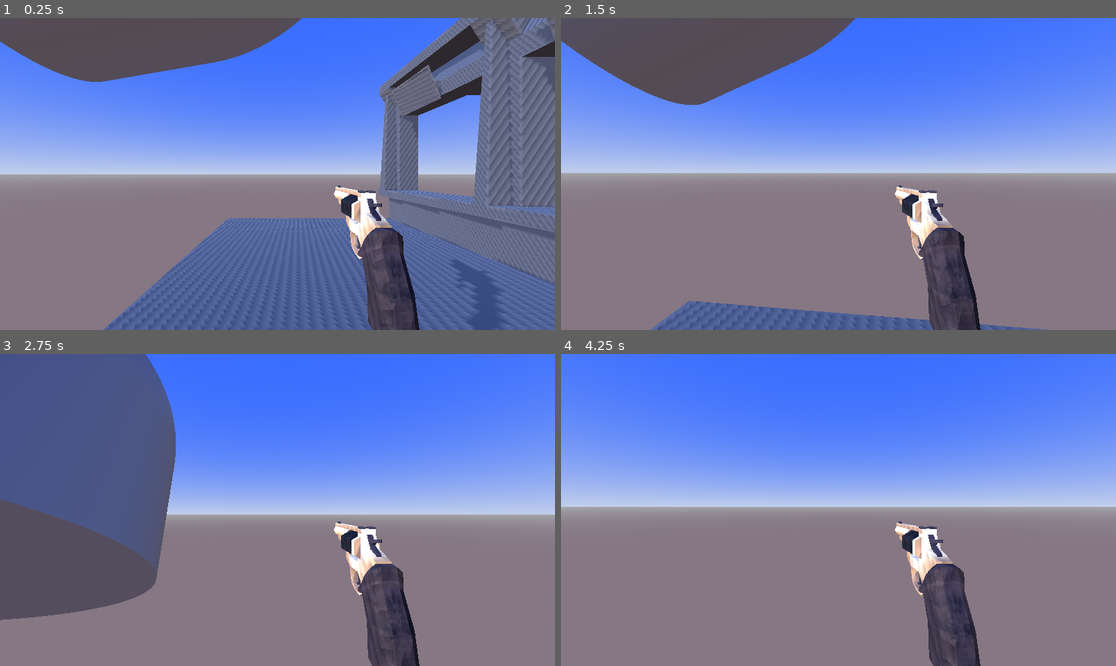
Above: before the commit, frames 1-4 (two rows, left to right).
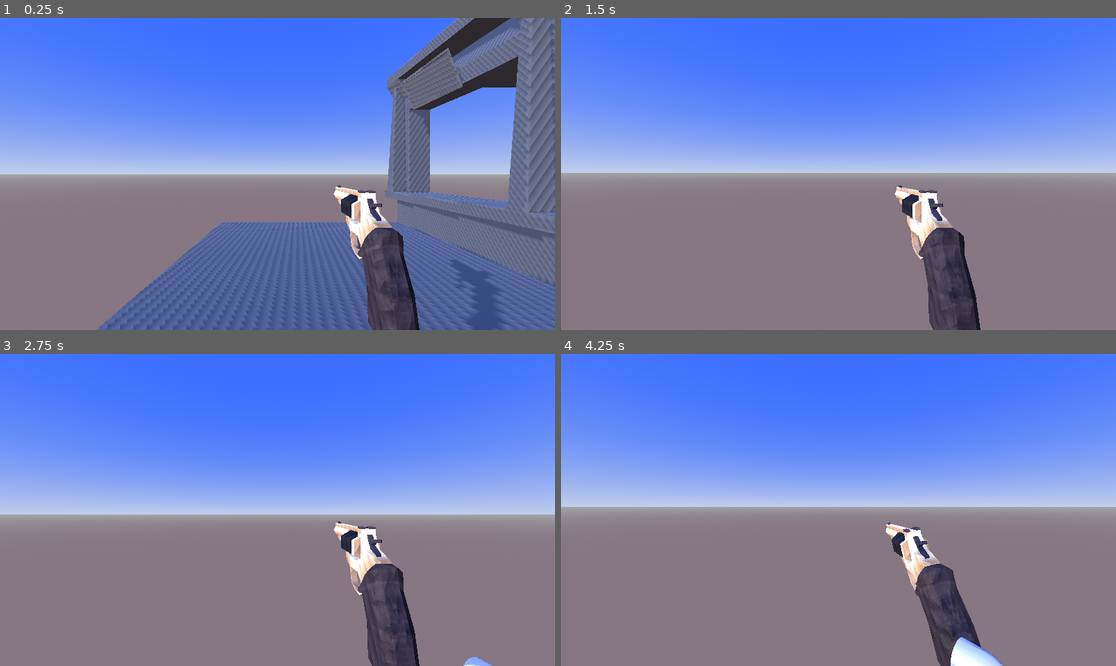
Above: after the commit, the same moments.

Repository: teachermanjeff/3dshooter2025
Game: Godot game, scene res://Range.tscn
Two runs of this game, one before a commit and one after it. Both use one fixed random seed, a clock stepped at 60 frames per second and the inputs below.
Inputs (mouse positions are in pixels of both pictures, inside the frame that each line leads up to):
- Up to frame 1 (0.25 s): no input
- Up to frame 2 (1.5 s): move the mouse to (866, 174) at 0.52 s; hold W (move_forward) from 0.53 s (still down); click (866, 174) at 0.6 s; tap Space (jump) at 0.77 s; move the mouse to (810, 174) at 1.27 s; click (810, 174) at 1.35 s
- Up to frame 3 (2.75 s): keep holding W (move_forward); tap Space (jump) at 1.52 s; move the mouse to (288, 503) at 2.02 s; click (288, 503) at 2.1 s
- Up to frame 4 (4.25 s): keep holding W (move_forward); move the mouse to (832, 516) at 2.77 s; click (832, 516) at 2.85 s; tap Space (jump) at 3.02, 3.77 s; move the mouse to (877, 513) at 3.52 s; click (877, 513) at 3.6 s; tap R (reload, bound only after the commit) at 4.15 s

The runs differ from the first frame. In frame 1, 16% of the frame differs, in the area x 0-100%, y 0-100%; in frame 2, 13%; in frame 3, 25%, in the area x 0-89%, y 0-100%; in frame 4, 2.4%.

Commit message:
Created Gun and Sounds
Added gun animations, bullets and sounds to the gun. Works well

Diff:
--- a/gamefiles/Gun.tscn
+++ b/gamefiles/Gun.tscn
@@ -1,12 +1,15 @@
-[gd_scene load_steps=4 format=3 uid="uid://dknihd8d8aqo4"]
+[gd_scene load_steps=6 format=3 uid="uid://dknihd8d8aqo4"]
 
 [ext_resource type="PackedScene" uid="uid://kp5spekfthct" path="res://Models/low_poly_animated_and_textured_revolver/scene.gltf" id="1_jpqjm"]
 [ext_resource type="Script" uid="uid://bo6ouv343b26l" path="res://gun.gd" id="2_fry05"]
 [ext_resource type="PackedScene" uid="uid://c6r2j10pawscx" path="res://bullet.tscn" id="3_7c1qe"]
+[ext_resource type="AudioStream" uid="uid://bfvku6h40psd" path="res://Sounds/gunshot.wav" id="4_1psom"]
+[ext_resource type="AudioStream" uid="uid://cbpdubhdmxbad" path="res://Sounds/revolverhammer.wav" id="5_i8pi3"]
 
 [node name="gun" instance=ExtResource("1_jpqjm")]
 transform = Transform3D(0.05, 0, 0, 0, 0.05, 0, 0, 0, 0.05, 0, 0, 0)
 script = ExtResource("2_fry05")
+bullet_scene = ExtResource("3_7c1qe")
 
 [node name="Skeleton3D" parent="Sketchfab_model/d0d5d4f9f2ea426abac37ad805e4834f_fbx/Object_2/RootNode/Armature/Object_6" index="0"]
 bones/1/rotation = Quaternion(0.875557, -1.15184e-07, -2.08749e-07, 0.483115)
@@ -15,10 +18,19 @@
 bones/6/rotation = Quaternion(-0.277498, 2.29055e-07, 6.61606e-08, 0.960726)
 
 [node name="AnimationPlayer" parent="." index="1"]
-speed_scale = 2.156
+speed_scale = 4.0
 
 [node name="BulletSpawn" type="Marker3D" parent="." index="2"]
-transform = Transform3D(10000, 8.63726e-12, -2.27119e-10, 8.63724e-12, -10000, -0.00093325, -2.27119e-10, 0.00093325, -10000, 9.54688e-18, 177.341, 350.369)
+transform = Transform3D(10000, 8.63726e-12, -2.27119e-10, 8.63724e-12, -10000, -0.00093325, -2.27119e-10, 0.00093325, -10000, 9.54688e-18, 177.341, -0.05)
 
 [node name="Bullet" parent="BulletSpawn" index="0" instance=ExtResource("3_7c1qe")]
-transform = Transform3D(6e-05, 9.05975e-12, -9.05975e-12, 9.05975e-12, -6e-05, 5.5995e-12, -9.05975e-12, -5.5995e-12, -6e-05, -1.11327e-16, -0.00026142, -0.00491162)
+transform = Transform3D(1, 1.50996e-07, -1.50996e-07, 1.50996e-07, -1, 9.3325e-08, -1.50996e-07, -9.3325e-08, -1, -1.11789e-16, -0.00026142, -0.05)
+
+[node name="Gunshot" type="AudioStreamPlayer3D" parent="." index="3"]
+transform = Transform3D(20, 0, 0, 0, 20, 0, 0, 0, 20, 0, 0, 0)
+stream = ExtResource("4_1psom")
+
+[node name="ReloadAnimation" type="AnimationPlayer" parent="." index="4"]
+
+[node name="ReloadClick" type="AudioStreamPlayer3D" parent="." index="5"]
+stream = ExtResource("5_i8pi3")
--- a/gamefiles/bullet.gd
+++ b/gamefiles/bullet.gd
@@ -0,0 +1,10 @@
+extends RigidBody3D
+
+@export var speed: float = 100.0
+
+func _ready():
+	linear_velocity = -global_transform.basis.z * speed
+	set_as_top_level(true)  # Detach bullet from parent to prevent unwanted movement
+
+func _on_body_entered(body):
+	queue_free()  # Destroy bullet on impact
--- a/gamefiles/bullet.tscn
+++ b/gamefiles/bullet.tscn
@@ -10,9 +10,11 @@
 script = ExtResource("1_v7oki")
 
 [node name="MeshInstance3D" type="MeshInstance3D" parent="."]
-transform = Transform3D(0.1, 0, 0, 0, 0.1, 0, 0, 0, 0.1, 0, 0, 0)
+transform = Transform3D(0.001, 0, 0, 0, 0.001, 0, 0, 0, 0.001, 0, 0, 0)
 mesh = ExtResource("2_v8qja")
 
 [node name="CollisionShape3D" type="CollisionShape3D" parent="."]
-transform = Transform3D(8.5, 0, 0, 0, 0.12298, -8.49911, 0, 8.49911, 0.12298, 0, -0.17883, 4.55635)
+transform = Transform3D(0.085, 0, 0, 0, 0.0012298, -0.0849911, 0, 0.0849911, 0.0012298, 0, -0.00098516, 0.04827)
 shape = SubResource("CapsuleShape3D_v8qja")
+
+[connection signal="body_entered" from="." to="." method="_on_body_entered"]
--- a/gamefiles/gun.gd
+++ b/gamefiles/gun.gd
@@ -0,0 +1,47 @@
+extends Node3D
+
+@export var bullet_scene: PackedScene  # Assign Bullet.tscn in Inspector
+@onready var bullet_spawn = $BulletSpawn  # Ensure BulletSpawn exists
+@export var fire_rate: float = 0.5  # Time between shots (adjust as needed)
+@export var shoot_delay: float = 0.35  # Delay before firing bullet
+@export var reload_time: float = 8.0
+
+var can_shoot = true  # Prevents spamming
+var is_reloading: bool = false
+
+
+func _input(event):
+	if event is InputEventMouseButton and event.pressed and event.button_index == MOUSE_BUTTON_LEFT:
+		shoot()
+
+
+func reload():
+	is_reloading = true
+	$AnimationPlayer.play("Reload Animation")
+	$AnimationPlayer.speed_scale = 1.0
+	$ReloadClick.play()
+	await get_tree().create_timer(1.5).timeout
+	$ReloadClick.play()
+
+	await get_tree().create_timer(reload_time)
+	is_reloading = false
+
+func shoot():
+	if can_shoot:
+		can_shoot = false  # Prevents immediate re-firing
+		$AnimationPlayer.play("Shooting animation")
+		$AnimationPlayer.speed_scale = 4.0
+		await get_tree().create_timer(shoot_delay).timeout
+		if bullet_scene:
+			var bullet = bullet_scene.instantiate()
+			get_parent().add_child(bullet)
+			bullet.global_transform = $BulletSpawn.global_transform  # Correct direction
+			await get_tree().create_timer(fire_rate).timeout
+			$Gunshot.play()
+		can_shoot = true
+
+func _process(delta):
+	if Input.is_action_just_pressed("reload") and not is_reloading:
+		reload()
+	if Input.is_action_just_pressed("shoot") and not is_reloading:
+		shoot()
--- a/gamefiles/project.godot
+++ b/gamefiles/project.godot
@@ -48,3 +48,8 @@
 , Object(InputEventKey,"resource_local_to_scene":false,"resource_name":"","device":-1,"window_id":0,"alt_pressed":false …(183 unchanged characters)…
 ]
 }
+reload={
+"deadzone": 0.2,
+"events": [Object(InputEventKey,"resource_local_to_scene":false,"resource_name":"","device":-1,"window_id":0,"alt_pressed":false,"shift_pressed":false,"ctrl_pressed":false,"meta_pressed":false,"pressed":false,"keycode":0,"physical_keycode":82,"key_label":0,"unicode":114,"location":0,"echo":false,"script":null)
+]
+}
Not shown, added: gamefiles/Sounds/gunshot.wav.import
Not shown, added: gamefiles/Sounds/revolverhammer.wav.import
Not shown, changed: gamefiles/.DS_Store
Not shown, changed: gamefiles/Models/.DS_Store
Not shown, added: gamefiles/Sounds/gunshot.wav
Not shown, added: gamefiles/Sounds/revolverhammer.wav
